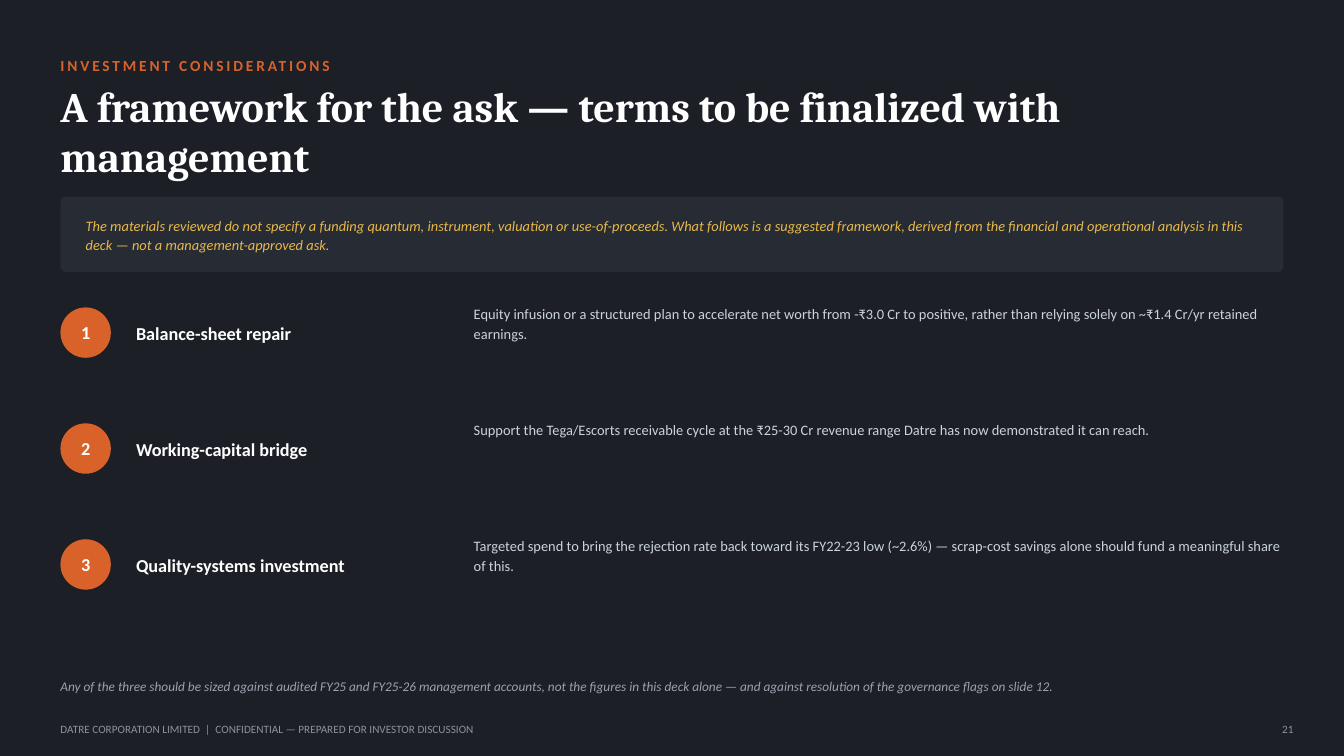
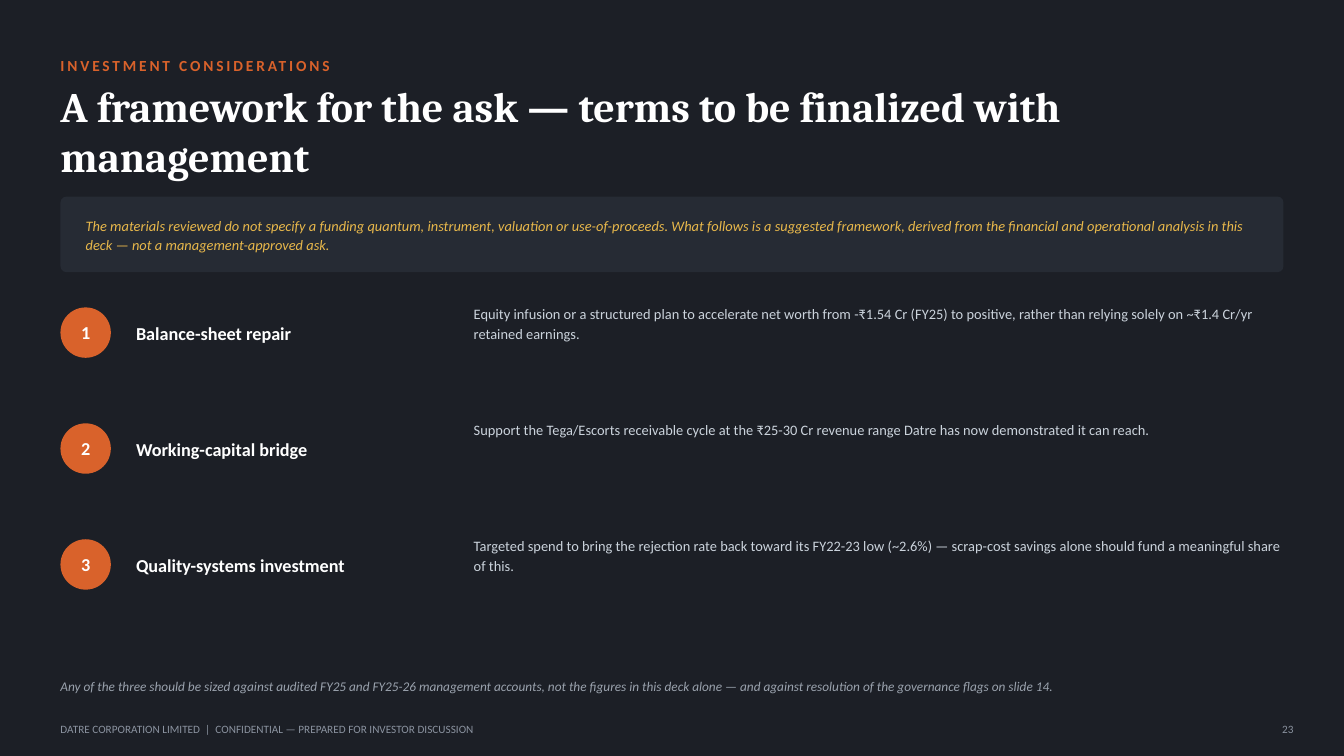
Before and after one commit to indutta/google-drive, a slide deck: slide 23 of investor-pitch/Datre_Corporation_Investor_Pitch.pptx (slide 21 before the commit). Drawn at 1344x756 pixels with LibreOffice and Linux fonts; fonts in the diff are those of the drawing. Boxes give left, top, right and bottom in pixels: in the first picture for what was removed or moved away, otherwise in the second. Text is boxed around its words. In the diff, an @@ line names an element or a change of style, - is before the commit and + after.

```diff
--- a/investor-pitch/Datre_Corporation_Investor_Pitch.pptx
+++ b/investor-pitch/Datre_Corporation_Investor_Pitch.pptx
@@ text at <box>474,308,1253,342</box>: text changed @@
-Equity infusion or a structured plan to accelerate net worth from -₹3.0 Cr to positive, rather than relying solely on ~₹1.4 Cr/yr retained earnings.
+Equity infusion or a structured plan to accelerate net worth from -₹1.54 Cr (FY25) to positive, rather than relying solely on ~₹1.4 Cr/yr retained earnings.
@@ text at <box>60,682,1053,693</box>: text changed @@
-Any of the three should be sized against audited FY25 and FY25-26 management accounts, not the figures in this deck alone — and against resolution of the governance flags on slide 12.
+Any of the three should be sized against audited FY25 and FY25-26 management accounts, not the figures in this deck alone — and against resolution of the governance flags on slide 14.
```
Also in this commit, not shown: 17 other slides changed, 2 slides added.
